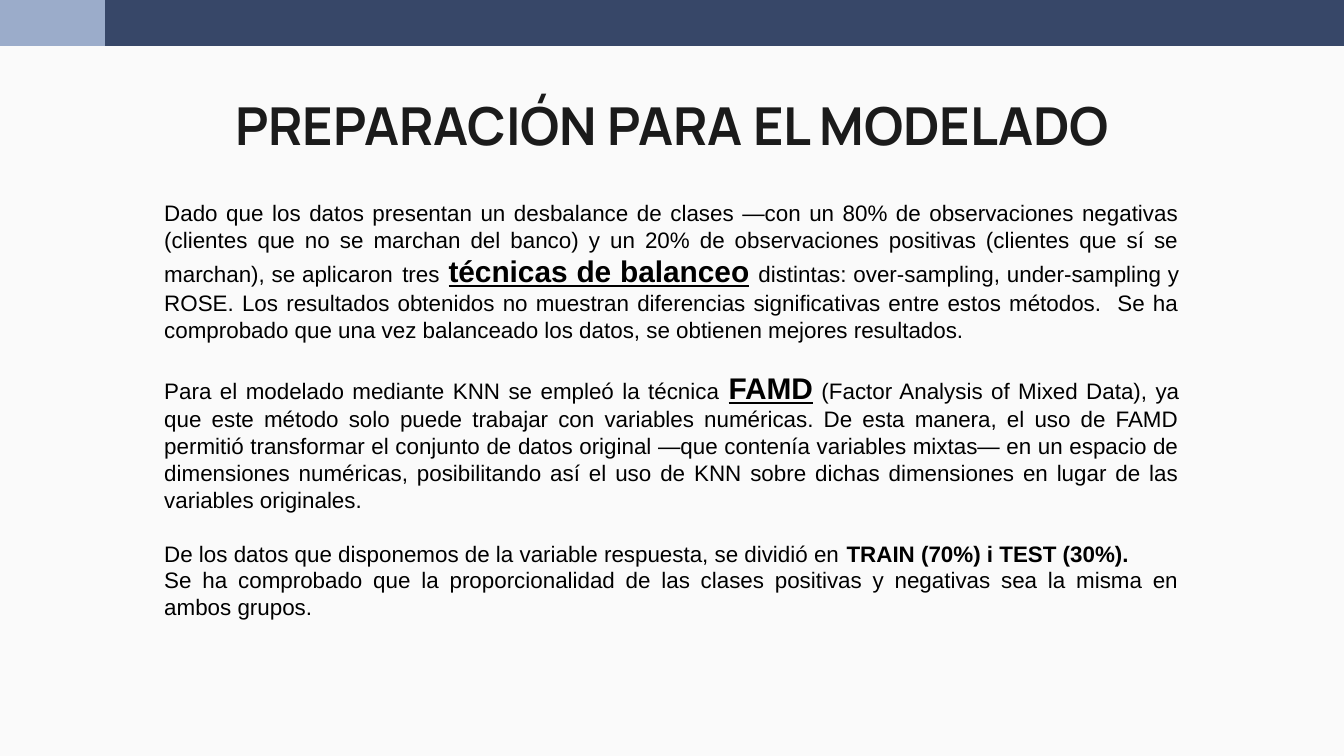
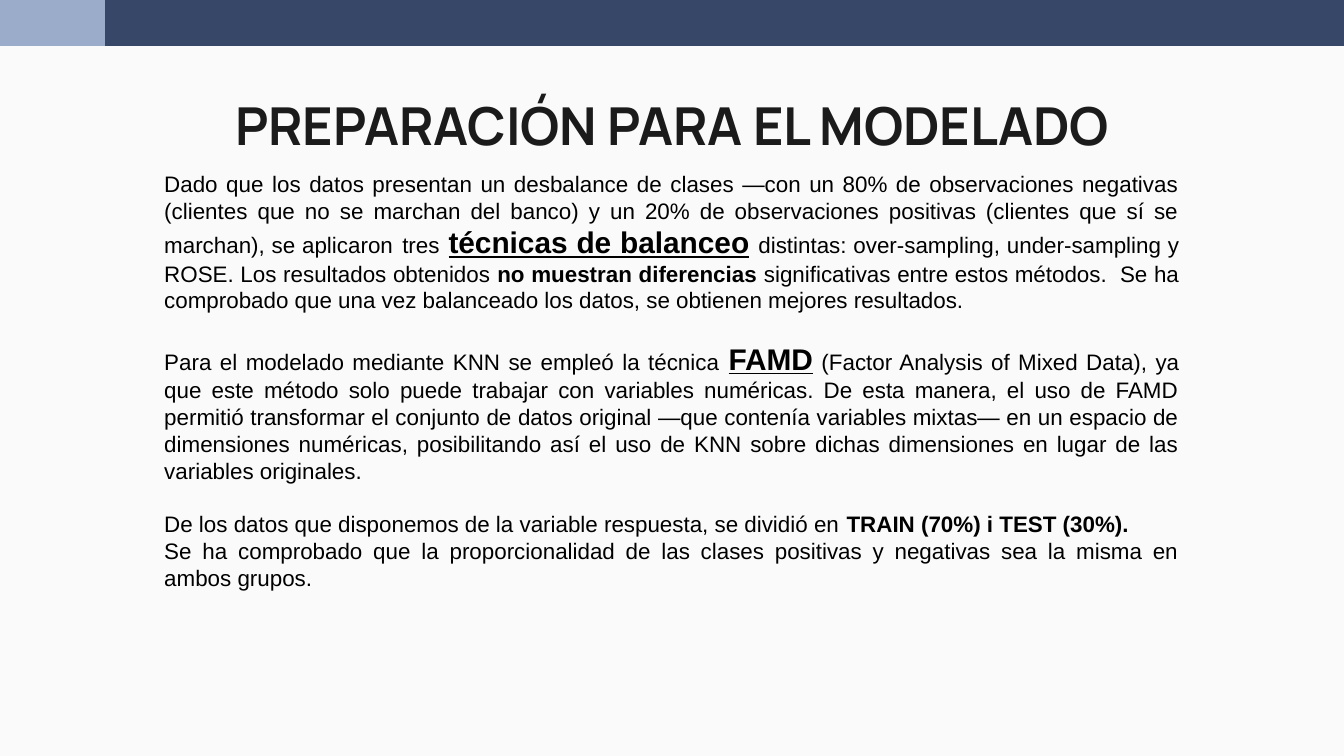
Before and after one commit to wen2111/Mineria, a slide deck: slide 13 of Entrega_1/00 - REPORTE/REPORTE.pptx. Drawn at 1344x756 pixels with LibreOffice and Linux fonts; fonts in the diff are those of the drawing. Boxes give left, top, right and bottom in pixels: in the first picture for what was removed or moved away, otherwise in the second. Text is boxed around its words. In the diff, an @@ line names an element or a change of style, - is before the commit and + after.

```diff
--- a/Entrega_1/00 - REPORTE/REPORTE.pptx
+++ b/Entrega_1/00 - REPORTE/REPORTE.pptx
@@ text "Dado que los datos presentan ...": place and size @@
-text "Dado que los datos presentan ..." at [164,204,1180,620]
+text "Dado que los datos presentan ..." at [164,175,1180,591]
@@ text at [164,175,1179,313]: bold on in "no muestran diferencias" @@
```
Also in this commit, not shown: 9 other slides changed, 1 slide added, 2 slides removed, 4 other files.
